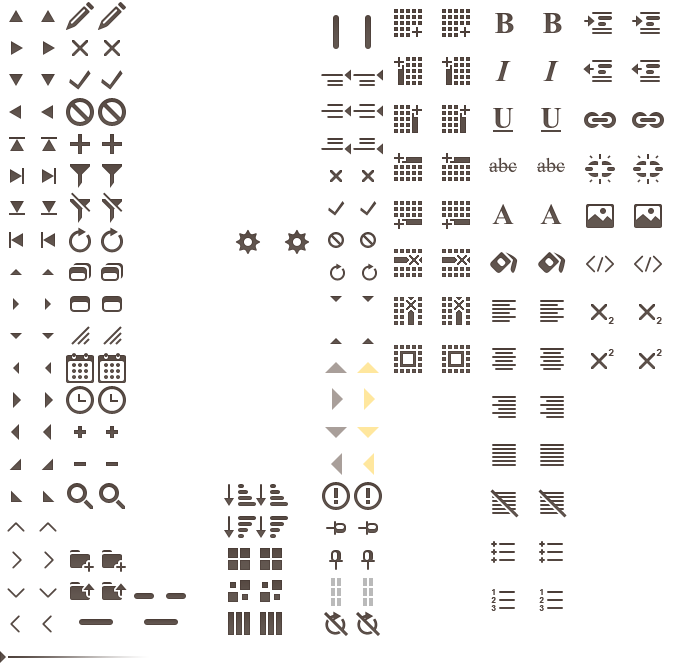
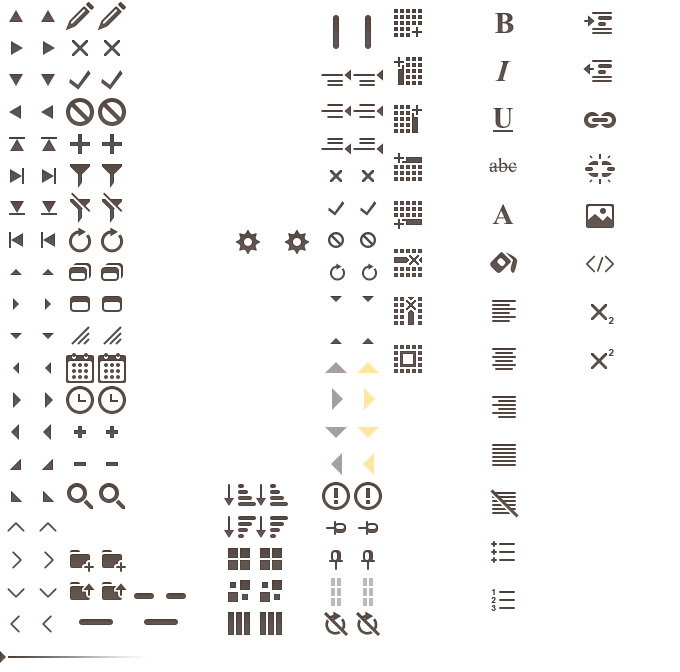
Two versions of the same layered image (680x672). Layer-by-layer changes:
painted on "hyperlink" over <box>584,112,589,125</box>
added layer "bold copy 2" in group "Editor 1 copy" over <box>543,13,562,33</box>
hid "bold copy" over <box>543,13,562,33</box>
